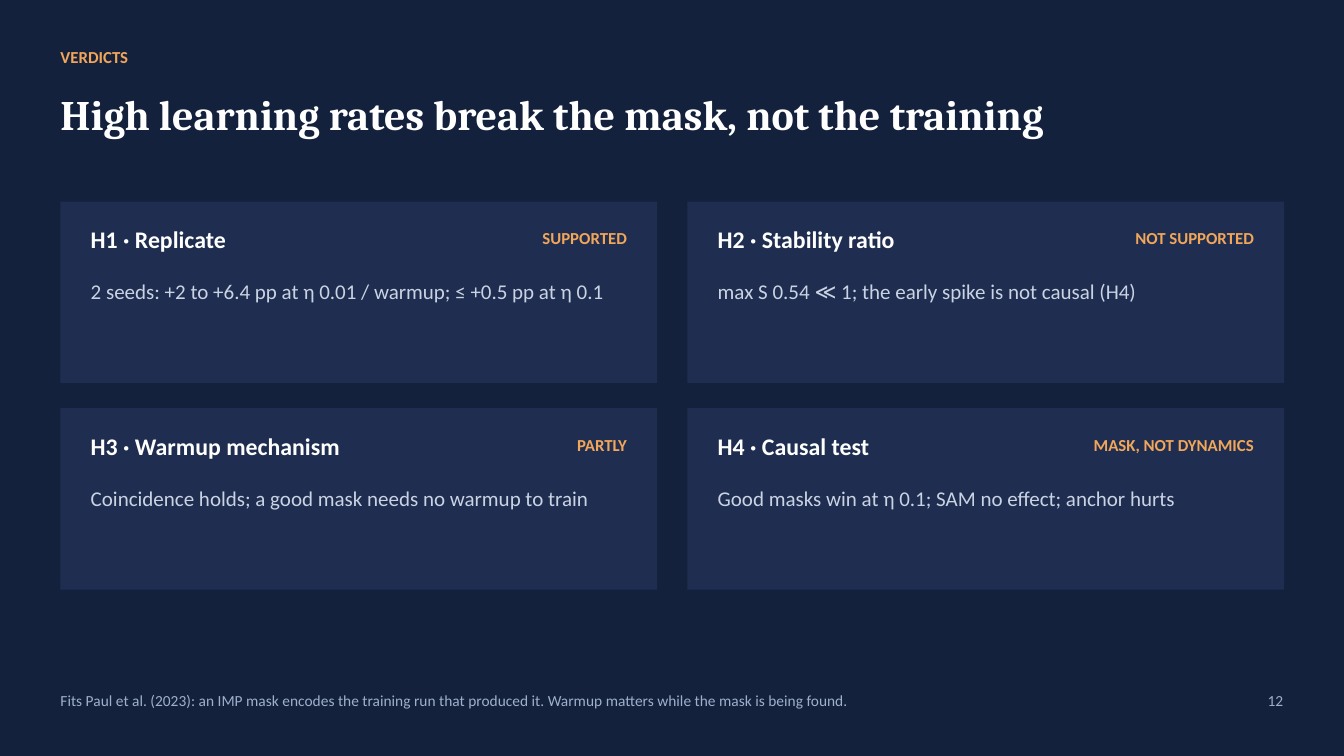
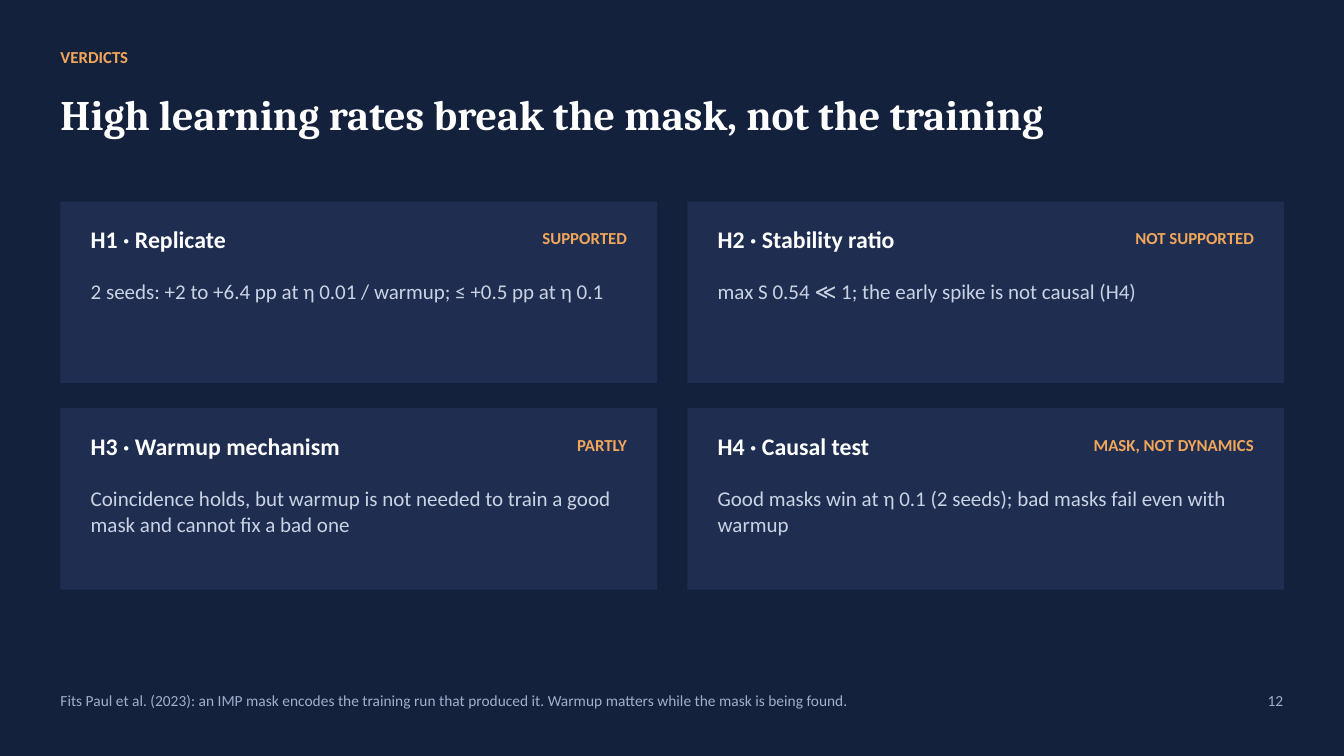
Before and after one commit to kneat2448/LTH-ML-final, a slide deck: slide 12 of report/LTH_Warmup_Final.pptx. Drawn at 1344x756 pixels with LibreOffice and Linux fonts; fonts in the diff are those of the drawing. Boxes give left, top, right and bottom in pixels: in the first picture for what was removed or moved away, otherwise in the second. Text is boxed around its words. In the diff, an @@ line names an element or a change of style, - is before the commit and + after.

```diff
--- a/report/LTH_Warmup_Final.pptx
+++ b/report/LTH_Warmup_Final.pptx
@@ text at box(91, 491, 610, 532): text changed @@
-Coincidence holds; a good mask needs no warmup to train
+Coincidence holds, but warmup is not needed to train a good mask and cannot fix a bad one
@@ text at box(718, 491, 1226, 536): text changed @@
-Good masks win at η 0.1; SAM no effect; anchor hurts
+Good masks win at η 0.1 (2 seeds); bad masks fail even with warmup
```
Also in this commit, not shown: 4 other slides changed, 13 other files.
